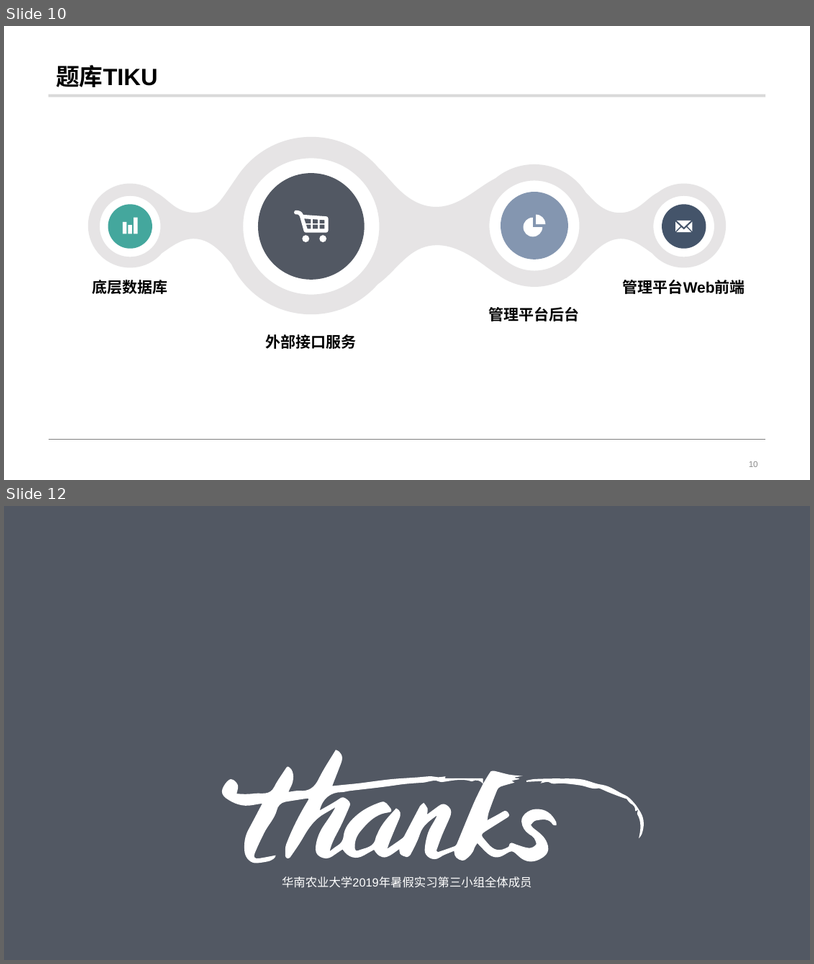
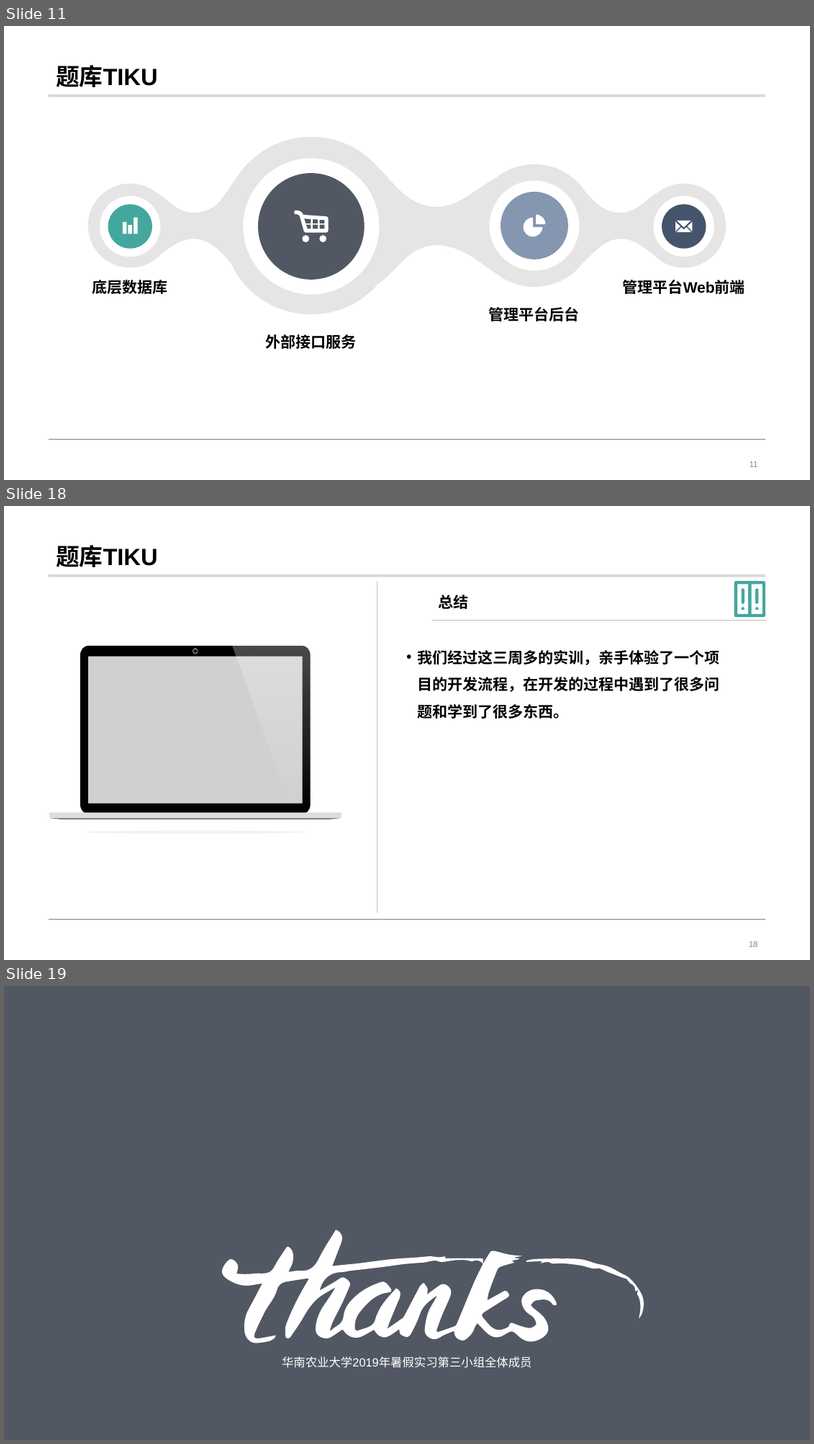
Before and after one commit to scau-tuzi/tiku, a slide deck: doc/prjmgnt/汇报的.pptx. Shown one above the other, each under a label of ours: slides 10 and 12 before the commit, slides 11, 18 and 19 after it; the slides between them are not shown. The pictures are 814x964 and 814x1444 pixels, drawn with LibreOffice and Linux fonts; fonts in the diff are those of the drawing; grey boxes stand for pictures; background and template pictures are left out. Boxes give left, top, right and bottom in pixels: in the first picture for what was removed or moved away, otherwise in the second. Text is boxed around its words. In the diff, an @@ line names an element or a change of style, - is before the commit and + after.

```diff
--- a/doc/prjmgnt/汇报的.pptx
+++ b/doc/prjmgnt/汇报的.pptx
@@ slide 18 added at box(4, 506, 810, 960), background #FFFFFF; not listed: 2 template elements that a slide beside it also shows @@
@@ title added at box(56, 545, 157, 567), 28 pt, text #000000, bold @@
+题库TIKU
@@ line added from (377, 581) to (377, 913), #BFBFBF 0.25 pt @@
@@ freeform shape added at box(735, 581, 766, 618), fill #44A79D @@
@@ text added at box(438, 595, 468, 609), 18 pt, text #000000, bold @@
+总结
@@ line added from (432, 620) to (767, 620), #BFBFBF 0.25 pt @@
@@ freeform shape added at box(80, 644, 311, 815), fill #FFFFFF @@
@@ freeform shape added at box(80, 646, 311, 814), fill #000000 @@
@@ picture added at box(87, 656, 305, 804) @@
@@ ellipse added at box(193, 648, 198, 654), fill gradient #000000 to #292929 to #FFFFFF @@
@@ freeform shape added at box(232, 644, 311, 814), fill gradient #FFFFFF @@
@@ text added at box(418, 650, 720, 718), 18 pt, text #000000, bold @@
+• 我们经过这三周多的实训，亲手体验了一个项目的开发流程，在开发的过程中遇到了很多问题和学到了很多东西。
@@ trapezoid added at box(49, 818, 342, 818), fill #808080 @@
@@ rectangle added at box(49, 812, 342, 818), fill #DDDDDD @@
@@ ellipse added at box(83, 830, 307, 834), fill #F2F2F2 @@
@@ page number added at box(749, 941, 759, 947), 10 pt, text #8C8C8C @@
+18
@@ what was slide 10 is now slide 11 @@
@@ page number at box(750, 461, 759, 467): text changed @@
-10
+11
@@ what was slide 12 is now slide 19 @@
```
Also in this commit, not shown: 2 slides changed, 6 other slides added.
